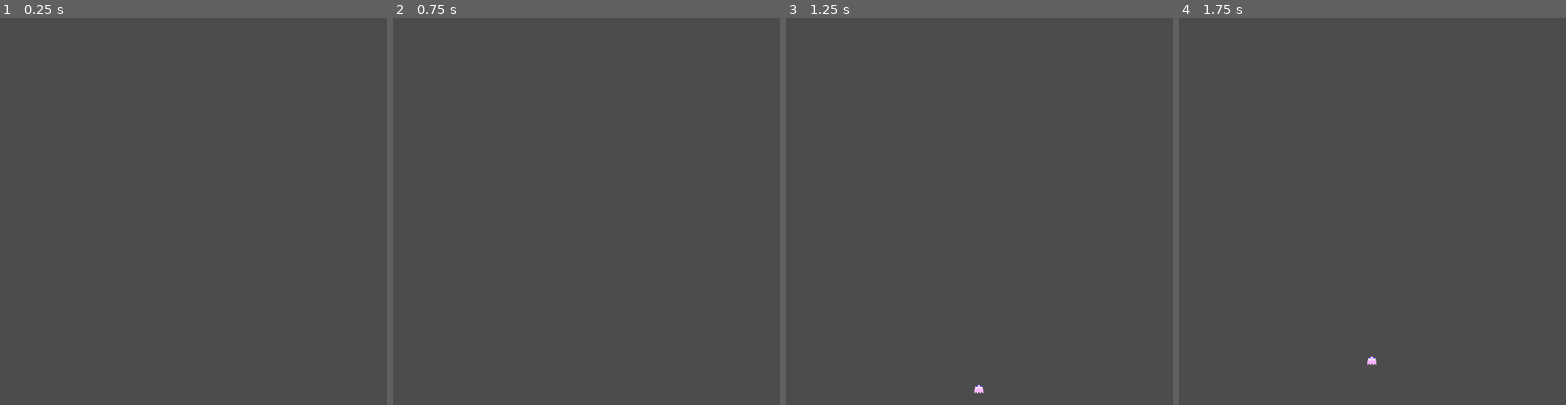
Above: before the commit, frames 1-4 (left to right).
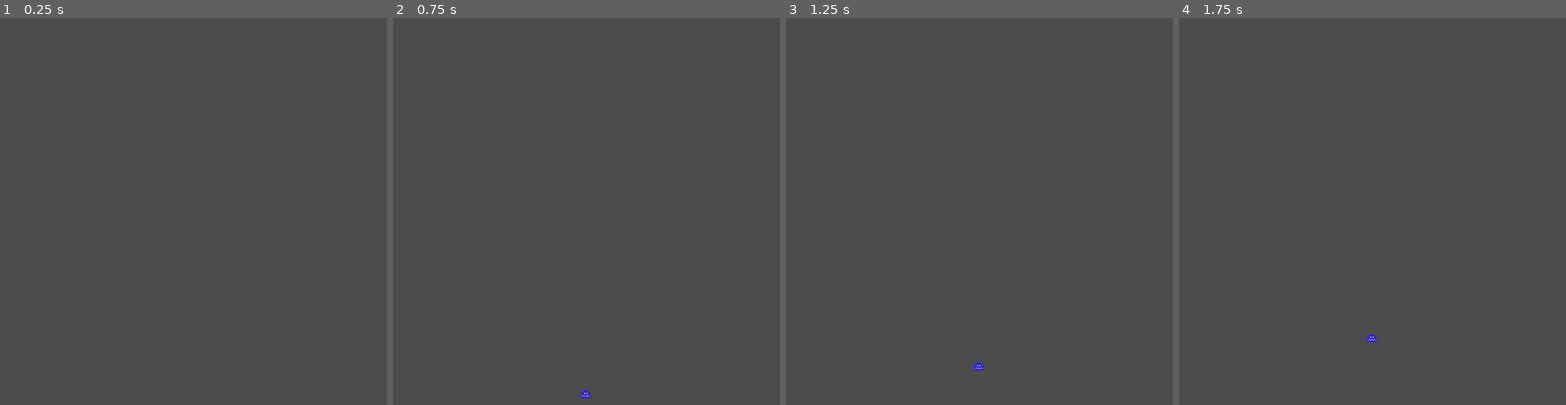
Above: after the commit, the same moments.

Repository: Synar/Pacman
Game: Godot game, scene res://Scenes/Animations/title_screen_animation.tscn
The game is run twice, just before and just after one commit, with the same random seed, the same clock (stepped at 60 frames per second) and the same inputs. This scene is started directly instead of the project's main scene.
Inputs:
- Up to frame 1 (0.25 s): no input
- Up to frame 2 (0.75 s): tap Enter (insert_coin) at 0.5 s; hold Right (move_right) from 0.53 s (still down); hold B (break) from 0.53 s (still down)
- Up to frame 3 (1.25 s): keep holding Right (move_right); keep holding B (break)
- Up to frame 4 (1.75 s): release Right (move_right) at 1.28 s; release B (break) at 1.28 s; hold Down (move_down) from 1.28 s (still down); tap F (fruit_spawn) at 1.35 s

Frame 1 is identical in both runs. In frame 2, less than 0.1% of the frame differs, in the area x 48-51%, y 96-99%; in frame 3, less than 0.1%, in the area x 48-51%, y 89-97%; in frame 4, less than 0.1%.

Commit message:
improved title screen animations

Diff:
--- a/Scenes/Animations/title_screen_animation.gd
+++ b/Scenes/Animations/title_screen_animation.gd
@@ -3,7 +3,7 @@
 
 var vect_to_dir = {Vector2(1, 0): "right", Vector2(0, -1): "up", Vector2(-1, 0): "left", Vector2(0, 1): "down"}
 var dir_to_vect = {"right": Vector2(1, 0), "up": Vector2(0, -1), "left": Vector2(-1, 0), "down": Vector2(0, 1)}
-
+enum {SOLO_GHOST, SOLO_FRIGHT, SOLO_PACMAN, GH_CHASE, PC_CHASE,}
 
 func _ready():
     randomize()
@@ -16,27 +16,58 @@
     var end_pos = orth_pos + 350*(vdir.abs() + vdir) - 50*vdir.abs()
     print(orth_pos,init_pos,end_pos)
 
+    var animation = Animation.new()
+    animation.length = 8.5
+
+    var anim_type = pick_at_rand(range(5),[0.45,0.15,0.15,0.1,0.1])
     $pacman.play(dir)
     var ghost = pick_at_rand([$inky,$blinky,$pinky,$clyde])
     ghost.visible = true
-    if pick_at_rand([true, true, false]):
-        $pacman.visible = false
-    if pick_at_rand([true, true, false]):
-        ghost.play("normal_"+dir)
-        ghost.position -= 35*vdir
-    else:
-        ghost.play("fright_"+dir)
-        $pacman.position -= 20*vdir
+    match anim_type:
+        SOLO_GHOST:
+            $pacman.visible = false
+            ghost.play("normal_"+dir)
+        SOLO_FRIGHT:
+            $pacman.visible = false
+            ghost.play("fright_"+dir)
+        SOLO_PACMAN:
+            ghost.visible = false
+        GH_CHASE:
+            ghost.play("normal_"+dir)
+            var track_index = animation.add_track(Animation.TYPE_VALUE)
+            animation.track_set_path(track_index, str(ghost.get_path())+":position")
+            animation.track_insert_key(track_index, 0, ghost.position - 38*vdir)
+            animation.track_insert_key(track_index, 8, ghost.position - 18*vdir)
+        PC_CHASE:
+            ghost.play("fright_"+dir)
+            var track_index = animation.add_track(Animation.TYPE_VALUE)
+            animation.track_set_path(track_index, "pacman:position")
+            animation.track_insert_key(track_index, 0, $pacman.position - 30*vdir)
+            animation.track_insert_key(track_index, 8, $pacman.position - 15*vdir)
+#    if pick_at_rand([true, true, false]):
+#        $pacman.visible = false
+#    if pick_at_rand([true, true, false]):
+#        ghost.play("normal_"+dir)
+#        var track_index = animation.add_track(Animation.TYPE_VALUE)
+#        animation.track_set_path(track_index, str(ghost.get_path())+":position")
+#        animation.track_insert_key(track_index, 0, ghost.position - 38*vdir)
+#        animation.track_insert_key(track_index, 8, ghost.position - 18*vdir)
+#    else:
+#        ghost.play("fright_"+dir)
+#        var track_index = animation.add_track(Animation.TYPE_VALUE)
+#        animation.track_set_path(track_index, "pacman:position")
+#        animation.track_insert_key(track_index, 0, $pacman.position - 30*vdir)
+#        animation.track_insert_key(track_index, 8, $pacman.position - 15*vdir)
 
-    var animation = Animation.new()
+    #add random speed ?
     var track_index = animation.add_track(Animation.TYPE_VALUE)
-    animation.length = 8.5
     animation.track_set_path(track_index, ".:position")
     animation.track_insert_key(track_index, 0.0, init_pos)
     animation.track_insert_key(track_index, 8, end_pos)
+
     $AnimationPlayer.add_animation("animation", animation)
     $AnimationPlayer.play("animation")
-    print(pick_at_rand([0,10,100,21], [0.1,0.7,0.1,0.2]))
+    #print(pick_at_rand([0,10,100,21], [0.1,0.7,0.1,0.2]))
 
 
 func pick_at_rand(array, proba_array = false):
--- a/Scenes/Animations/title_screen_animation.tscn
+++ b/Scenes/Animations/title_screen_animation.tscn
@@ -55,6 +55,82 @@
 "values": [  ]
 }
 
+[sub_resource type="AtlasTexture" id=24]
+atlas = ExtResource( 2 )
+region = Rect2( 400, 0, 16, 16 )
+
+[sub_resource type="AtlasTexture" id=25]
+atlas = ExtResource( 2 )
+region = Rect2( 416, 0, 16, 16 )
+
+[sub_resource type="AtlasTexture" id=26]
+atlas = ExtResource( 2 )
+region = Rect2( 336, 0, 16, 16 )
+
+[sub_resource type="AtlasTexture" id=27]
+atlas = ExtResource( 2 )
+region = Rect2( 352, 0, 16, 16 )
+
+[sub_resource type="AtlasTexture" id=28]
+atlas = ExtResource( 2 )
+region = Rect2( 368, 0, 16, 16 )
+
+[sub_resource type="AtlasTexture" id=29]
+atlas = ExtResource( 2 )
+region = Rect2( 384, 0, 16, 16 )
+
+[sub_resource type="AtlasTexture" id=30]
+atlas = ExtResource( 2 )
+region = Rect2( 432, 0, 16, 16 )
+
+[sub_resource type="AtlasTexture" id=31]
+atlas = ExtResource( 2 )
+region = Rect2( 448, 0, 16, 16 )
+
+[sub_resource type="AtlasTexture" id=32]
+atlas = ExtResource( 2 )
+region = Rect2( 368, 0, 16, 16 )
+
+[sub_resource type="AtlasTexture" id=33]
+atlas = ExtResource( 2 )
+region = Rect2( 336, 16, 16, 16 )
+
+[sub_resource type="AtlasTexture" id=34]
+atlas = ExtResource( 2 )
+region = Rect2( 368, 0, 16, 16 )
+
+[sub_resource type="AtlasTexture" id=35]
+atlas = ExtResource( 2 )
+region = Rect2( 384, 0, 16, 16 )
+
+[sub_resource type="SpriteFrames" id=36]
+animations = [ {
+"frames": [ SubResource( 24 ), SubResource( 25 ) ],
+"loop": true,
+"name": "left",
+"speed": 5.0
+}, {
+"frames": [ SubResource( 26 ), SubResource( 27 ) ],
+"loop": true,
+"name": "right",
+"speed": 5.0
+}, {
+"frames": [ SubResource( 28 ), SubResource( 29 ) ],
+"loop": true,
+"name": "up",
+"speed": 5.0
+}, {
+"frames": [ SubResource( 30 ), SubResource( 31 ) ],
+"loop": true,
+"name": "down",
+"speed": 5.0
+}, {
+"frames": [ SubResource( 32 ), SubResource( 33 ), SubResource( 34 ), SubResource( 35 ) ],
+"loop": true,
+"name": "up_long",
+"speed": 5.0
+} ]
+
 [sub_resource type="ShaderMaterial" id=2]
 shader = ExtResource( 3 )
 shader_param/blink_shade = null
@@ -199,82 +275,6 @@
 "frames": [ SubResource( 22 ) ],
 "loop": true,
 "name": "dead_up",
-"speed": 5.0
-} ]
-
-[sub_resource type="AtlasTexture" id=24]
-atlas = ExtResource( 2 )
-region = Rect2( 400, 0, 16, 16 )
-
-[sub_resource type="AtlasTexture" id=25]
-atlas = ExtResource( 2 )
-region = Rect2( 416, 0, 16, 16 )
-
-[sub_resource type="AtlasTexture" id=26]
-atlas = ExtResource( 2 )
-region = Rect2( 336, 0, 16, 16 )
-
-[sub_resource type="AtlasTexture" id=27]
-atlas = ExtResource( 2 )
-region = Rect2( 352, 0, 16, 16 )
-
-[sub_resource type="AtlasTexture" id=28]
-atlas = ExtResource( 2 )
-region = Rect2( 368, 0, 16, 16 )
-
-[sub_resource type="AtlasTexture" id=29]
-atlas = ExtResource( 2 )
-region = Rect2( 384, 0, 16, 16 )
-
-[sub_resource type="AtlasTexture" id=30]
-atlas = ExtResource( 2 )
-region = Rect2( 432, 0, 16, 16 )
-
-[sub_resource type="AtlasTexture" id=31]
-atlas = ExtResource( 2 )
-region = Rect2( 448, 0, 16, 16 )
-
-[sub_resource type="AtlasTexture" id=32]
-atlas = ExtResource( 2 )
-region = Rect2( 368, 0, 16, 16 )
-
-[sub_resource type="AtlasTexture" id=33]
-atlas = ExtResource( 2 )
-region = Rect2( 336, 16, 16, 16 )
-
-[sub_resource type="AtlasTexture" id=34]
-atlas = ExtResource( 2 )
-region = Rect2( 368, 0, 16, 16 )
-
-[sub_resource type="AtlasTexture" id=35]
-atlas = ExtResource( 2 )
-region = Rect2( 384, 0, 16, 16 )
-
-[sub_resource type="SpriteFrames" id=36]
-animations = [ {
-"frames": [ SubResource( 24 ), SubResource( 25 ) ],
-"loop": true,
-"name": "left",
-"speed": 5.0
-}, {
-"frames": [ SubResource( 26 ), SubResource( 27 ) ],
-"loop": true,
-"name": "right",
-"speed": 5.0
-}, {
-"frames": [ SubResource( 28 ), SubResource( 29 ) ],
-"loop": true,
-"name": "up",
-"speed": 5.0
-}, {
-"frames": [ SubResource( 30 ), SubResource( 31 ) ],
-"loop": true,
-"name": "down",
-"speed": 5.0
-}, {
-"frames": [ SubResource( 32 ), SubResource( 33 ), SubResource( 34 ), SubResource( 35 ) ],
-"loop": true,
-"name": "up_long",
 "speed": 5.0
 } ]
 
@@ -714,18 +714,18 @@
 
 [node name="AnimationPlayer" type="AnimationPlayer" parent="."]
 "anims/New Anim" = SubResource( 1 )
+
+[node name="pacman" type="AnimatedSprite" parent="."]
+position = Vector2( -0.5, 0 )
+frames = SubResource( 36 )
+animation = "left"
+playing = true
 
 [node name="pinky" type="AnimatedSprite" parent="."]
 visible = false
 material = SubResource( 2 )
 frames = SubResource( 23 )
 animation = "normal_left"
-playing = true
-
-[node name="pacman" type="AnimatedSprite" parent="."]
-position = Vector2( -0.5, 0 )
-frames = SubResource( 36 )
-animation = "left"
 frame = 1
 playing = true
 
@@ -734,6 +734,7 @@
 material = SubResource( 2 )
 frames = SubResource( 57 )
 animation = "normal_down"
+frame = 1
 playing = true
 
 [node name="clyde" type="AnimatedSprite" parent="."]
@@ -741,7 +742,6 @@
 material = SubResource( 2 )
 frames = SubResource( 78 )
 animation = "normal_right"
-frame = 1
 playing = true
 
 [node name="blinky" type="AnimatedSprite" parent="."]
@@ -749,6 +749,5 @@
 material = SubResource( 2 )
 frames = SubResource( 99 )
 animation = "normal_left"
-frame = 1
 playing = true
 [connection signal="animation_finished" from="AnimationPlayer" to="." method="_on_AnimationPlayer_animation_finished"]
